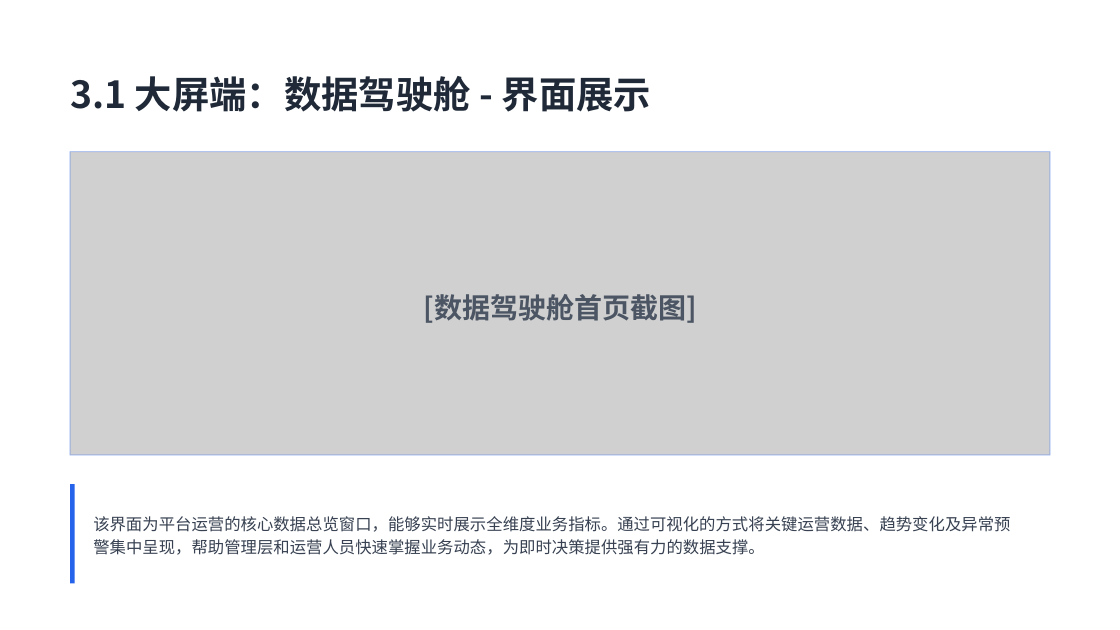
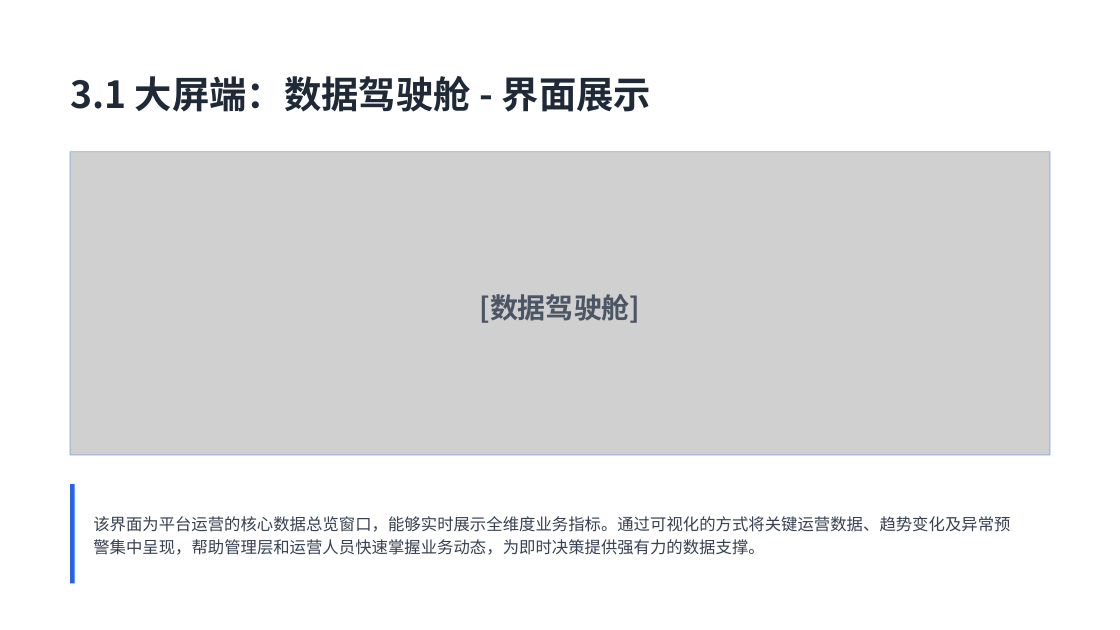
Before and after one commit to user007a/project, a slide deck: slide 7 of pro_sanzhutraining/docs/项目建设方案.pptx. Drawn at 1120x630 pixels with LibreOffice and Linux fonts; fonts in the diff are those of the drawing; grey boxes stand for pictures. Boxes give left, top, right and bottom in pixels: in the first picture for what was removed or moved away, otherwise in the second. Text is boxed around its words. In the diff, an @@ line names an element or a change of style, - is before the commit and + after.

```diff
--- a/pro_sanzhutraining/docs/项目建设方案.pptx
+++ b/pro_sanzhutraining/docs/项目建设方案.pptx
@@ text at box(479, 294, 640, 323): text changed @@
-[数据驾驶舱首页截图]
+[数据驾驶舱]
```
Also in this commit, not shown: 8 other slides changed, 1 slide removed, 3 other files.
